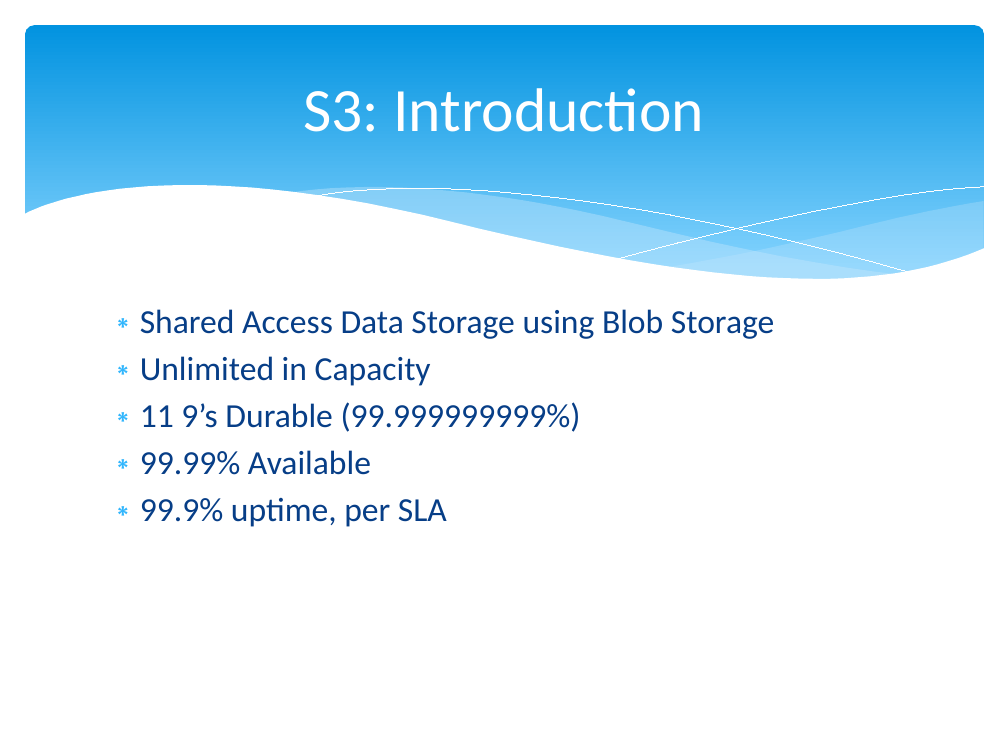
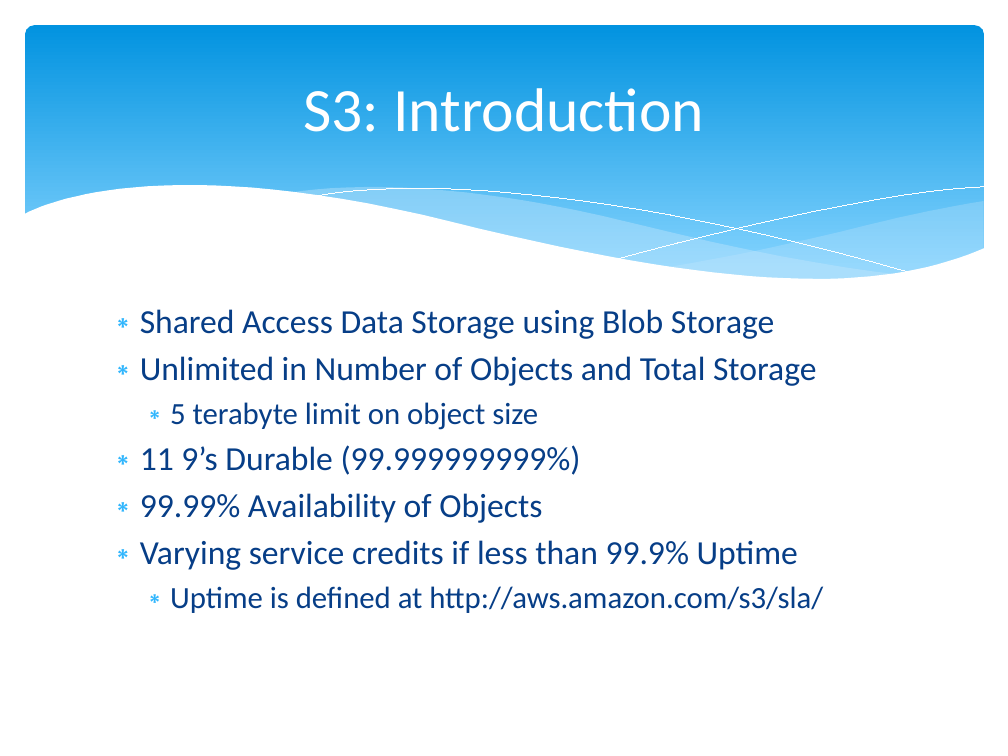
Before and after one commit to cloudavail/awstraining, a slide deck: slide 2 of aws-s3/aws-s3.pptx. Drawn at 1008x756 pixels with LibreOffice and Linux fonts; fonts in the diff are those of the drawing. Boxes give left, top, right and bottom in pixels: in the first picture for what was removed or moved away, otherwise in the second. Text is boxed around its words. In the diff, an @@ line names an element or a change of style, - is before the commit and + after.

```diff
--- a/aws-s3/aws-s3.pptx
+++ b/aws-s3/aws-s3.pptx
@@ text at (140, 356, 816, 430): text changed @@
-∗ Unlimited in Capacity
+∗ Unlimited in Number of Objects and Total Storage
+  ∗ 5 terabyte limit on object size
@@ text at (140, 493, 823, 613): text changed @@
-∗ 99.99% Available
-∗ 99.9% uptime, per SLA
+∗ 99.99% Availability of Objects
+∗ Varying service credits if less than 99.9% Uptime
+  ∗ Uptime is defined at http://aws.amazon.com/s3/sla/
```
Also in this commit, not shown: 5 other slides changed, 2 slides removed, 12 other files.
